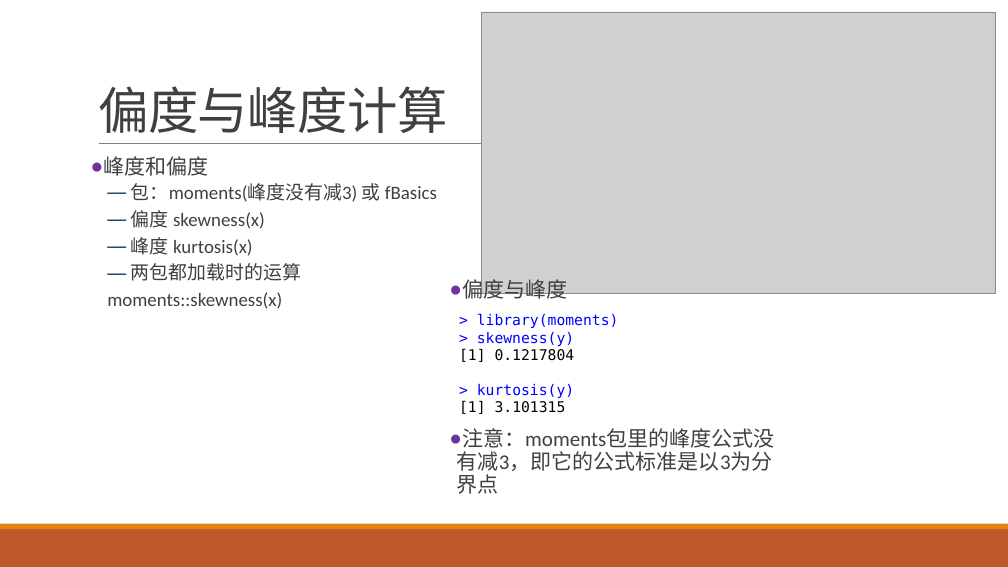
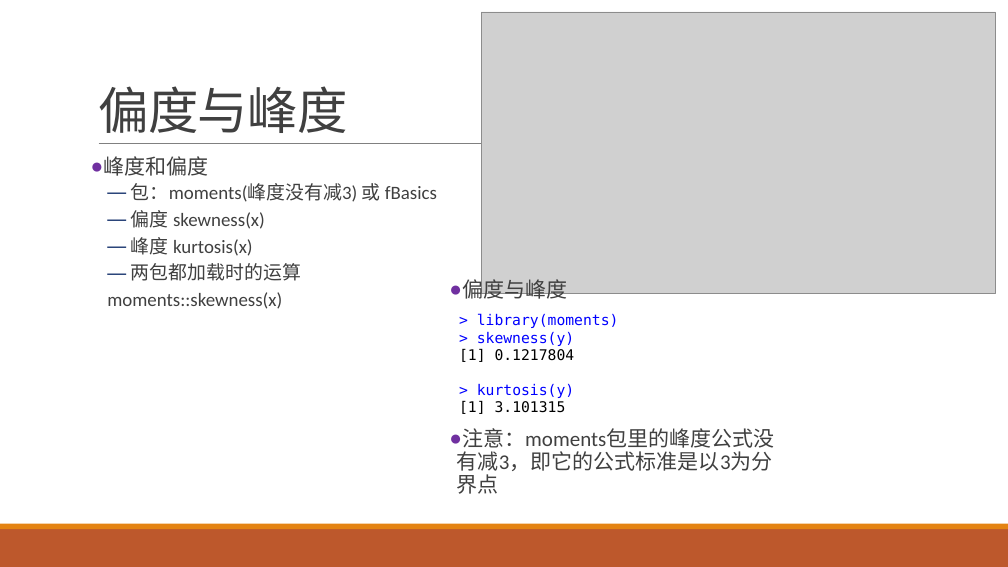
Before and after one commit to exoplanetX/DataAnalytics, a slide deck: slide 5 of 实验-4-非参数分析.pptx (slide 7 before the commit). Drawn at 1008x567 pixels with LibreOffice and Linux fonts; fonts in the diff are those of the drawing; grey boxes stand for pictures. Boxes give left, top, right and bottom in pixels: in the first picture for what was removed or moved away, otherwise in the second. Text is boxed around its words. In the diff, an @@ line names an element or a change of style, - is before the commit and + after.

```diff
--- a/实验-4-非参数分析.pptx
+++ b/实验-4-非参数分析.pptx
@@ title at (98, 86, 348, 133): text changed @@
-偏度与峰度计算
+偏度与峰度
```
Also in this commit, not shown: 7 other slides changed, 23 slides removed.
